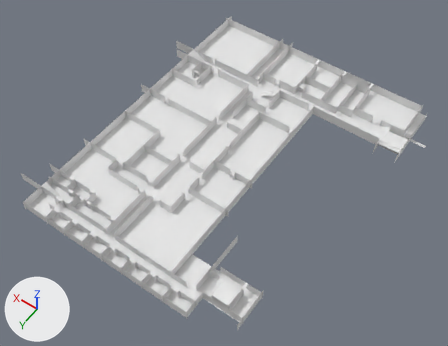
One commit to the Blender file assets/LFloor.blend: the scene before it, then after it.
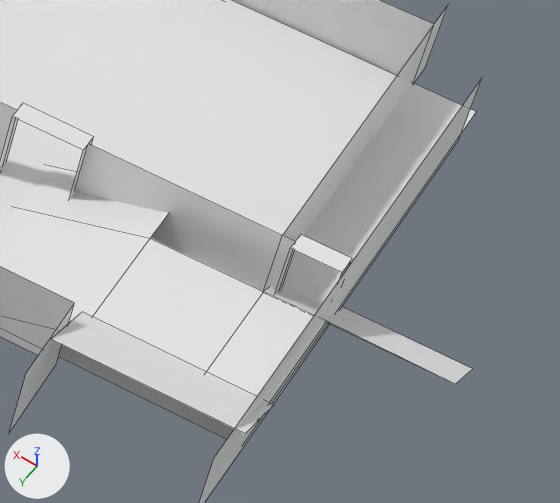
The first picture shows the older version from a 50 mm lens placed at (-45.6, 75.5, 86.6), pointed at (-5.5, 19.4, -1.5). The close-ups show the older and then the newer version on the part from 83% to 98% of the width and 30% to 47% of the height of that picture. Only the edits that show in the close-ups are written down. Arrows for +X, +Y and +Z are at lower left; the lights stay in place. The close-ups show mesh edges as thin lines.
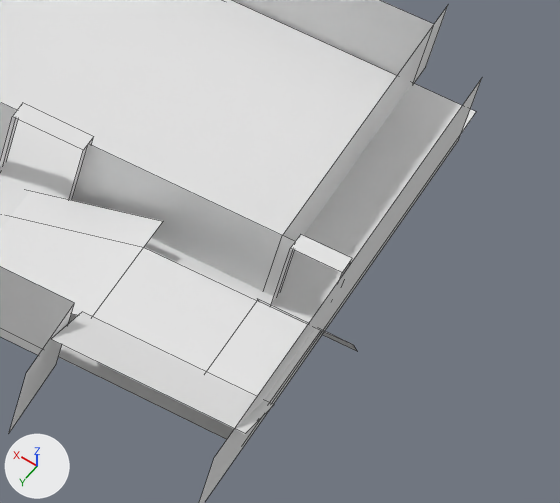
The change, as a list of edits to the scene's bpy script:
```text
Change me_plane_004:
    used by ob_plane_005; location = (-29.23, -6.03, 0.11); rotation_euler = (0.425, 0.0, 0.0), in degrees (24, 0, 0)
    before: 13 (-0.6, 1.5, 0.2) at pixel (326, 321), 14 (7.9, 1.0, -1.0), 15 (3.6, 1.5, 0.2) at pixel (150, 238), 17 (0.9, 1.5, 0.2) at pixel (263, 291)
    remove me_plane_004.from_pydata(...)  # 22 vertices, 8 faces; spans x -3.5..45.9, y -0.6..44.3, z -19.9..0.9
    add me_plane_004.from_pydata(...)  # 22 vertices, 8 faces; spans x -1.2..45.9, y 0.3..44.3, z -19.9..0.5
    me_plane_004 part 1
    add for i in [13, 14, 15, 17]: me_plane_004.vertices[i].co += Vector((0.0, 0.3, -0.1))
    me_plane_004.vertices[0].co: (-3.5, -0.6, -0.2) -> (-1.2, 0.3, -0.6)  # pixel (472, 368) -> pixel (357, 351)
    me_plane_004.vertices[1].co: (1.0, -0.6, -0.2) -> (1.0, 0.3, -0.6)
    me_plane_004.vertices[2].co: (-3.5, 1.0, 0.0) -> (-1.2, 1.2, -0.1)  # pixel (455, 384) -> pixel (353, 345)
    me_plane_004.vertices[3].co: (1.0, 1.0, 0.0) -> (1.0, 1.2, -0.1)  # not seen -> pixel (257, 298)
    me_plane_004.vertices[4].co: (7.9, -0.4, -0.4) -> (7.9, 0.4, -0.8)
    me_plane_004.vertices[6].co: (7.9, 4.0, -2.4) -> (7.9, 3.5, -2.2)
    me_plane_004.vertices[11].co: (3.6, 0.1, 0.9) -> (3.6, 1.0, 0.5)  # not seen -> pixel (163, 221)
    me_plane_004.vertices[12].co: (3.6, 4.6, -1.2) -> (3.6, 4.1, -0.9)  # not seen -> pixel (91, 318)
```

Pixel boxes [x1, y1, x2, y2] of what changed, in the close-ups (560 x 503 px; the box of a moved part takes in the faces that stretch with it):
'Plane.005', reshaped
    before: [0, 165, 472, 434]
    after: [0, 191, 357, 434]
part 1 of me_plane_004, moved or reshaped
    before: [8, 165, 472, 384]
    after: [8, 191, 357, 353]
